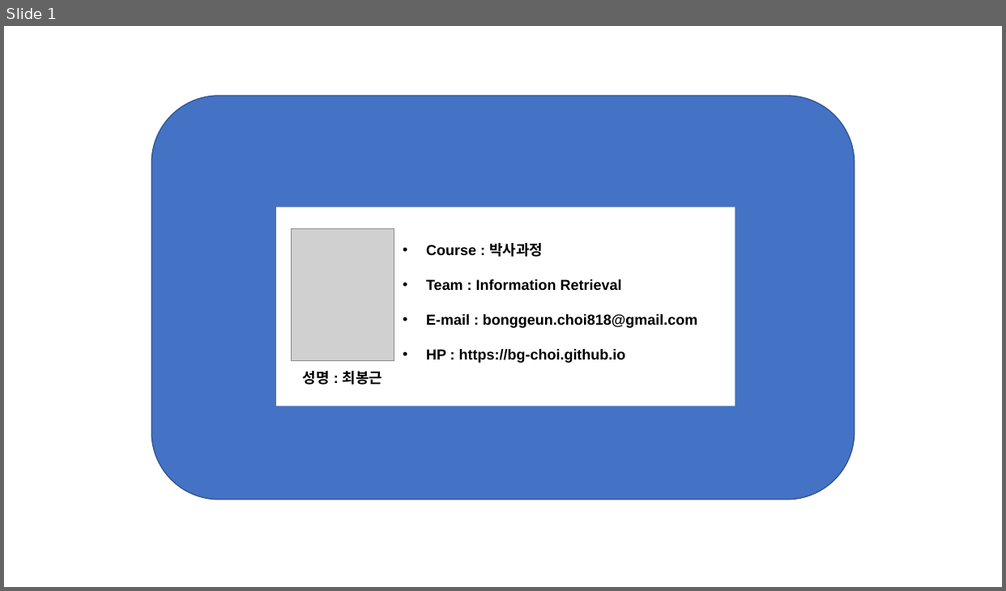
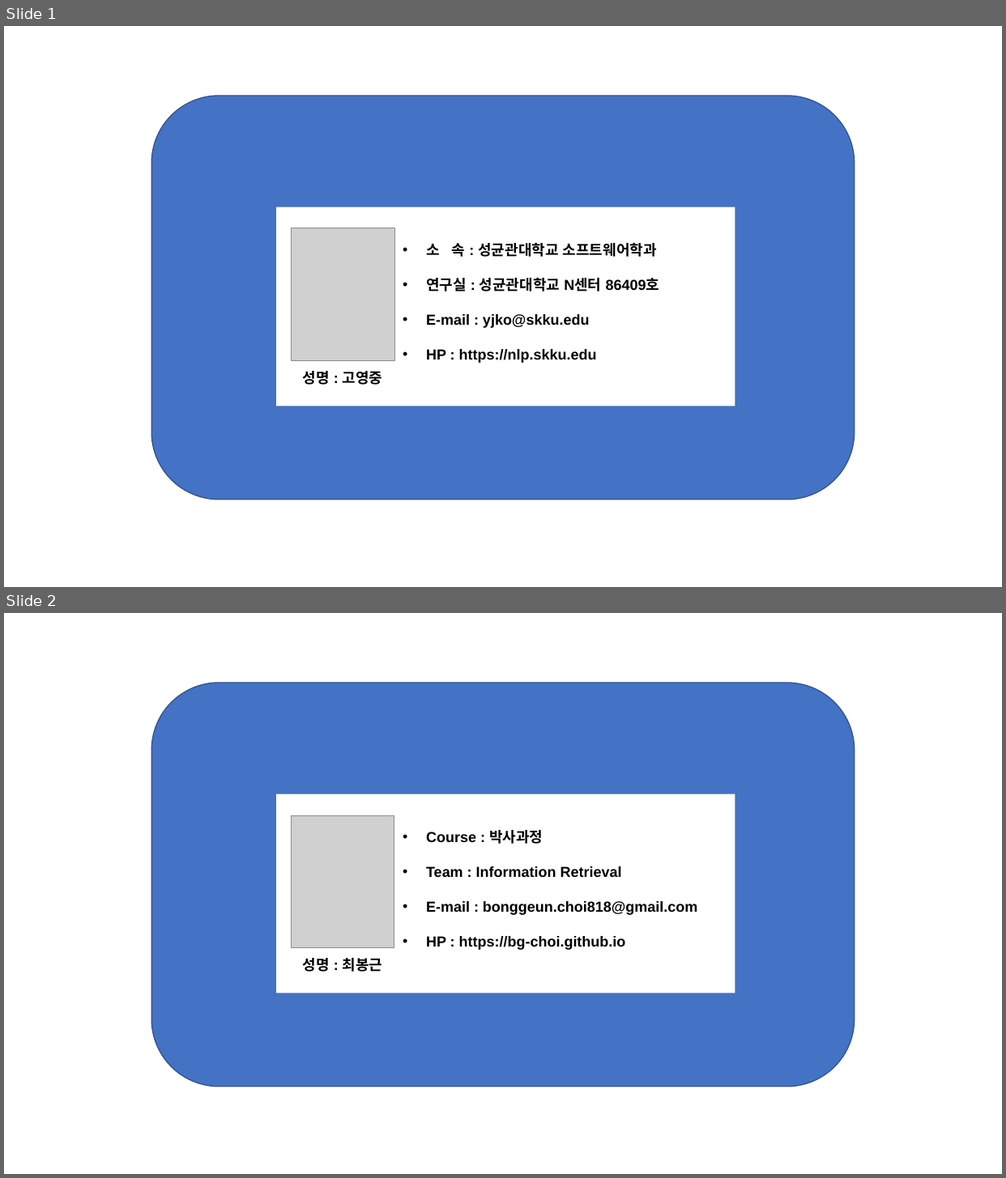
Before and after one commit to NLPlab-skku/NLPlab-skku.github.io, a slide deck: assets/img/members/member_template.pptx. Shown one above the other, each under a label of ours: slide 1 before the commit, slides 1 and 2 after it. The pictures are 1006x591 and 1006x1178 pixels, drawn with LibreOffice and Linux fonts; fonts in the diff are those of the drawing; grey boxes stand for pictures. Boxes give left, top, right and bottom in pixels: in the first picture for what was removed or moved away, otherwise in the second. Text is boxed around its words. In the diff, an @@ line names an element or a change of style, - is before the commit and + after.

Commit message:
0130: members updated

```diff
--- a/assets/img/members/member_template.pptx
+++ b/assets/img/members/member_template.pptx
@@ slide 1 added at [4, 26, 1002, 587], background #FFFFFF @@
@@ rounded rectangle added at [151, 96, 854, 500], fill #4472C4, outline #31538F 1 pt @@
@@ group added at [276, 207, 735, 407]: 2 texts, 1 rectangle, 1 picture @@
+• 소 속 : 성균관대학교 소프트웨어학과
+• 연구실 : 성균관대학교 N센터 86409호
+• E-mail : yjko@skku.edu
+• HP : https://nlp.skku.edu
+성명 : 고영중
@@ what was slide 1 is now slide 2 @@
```
